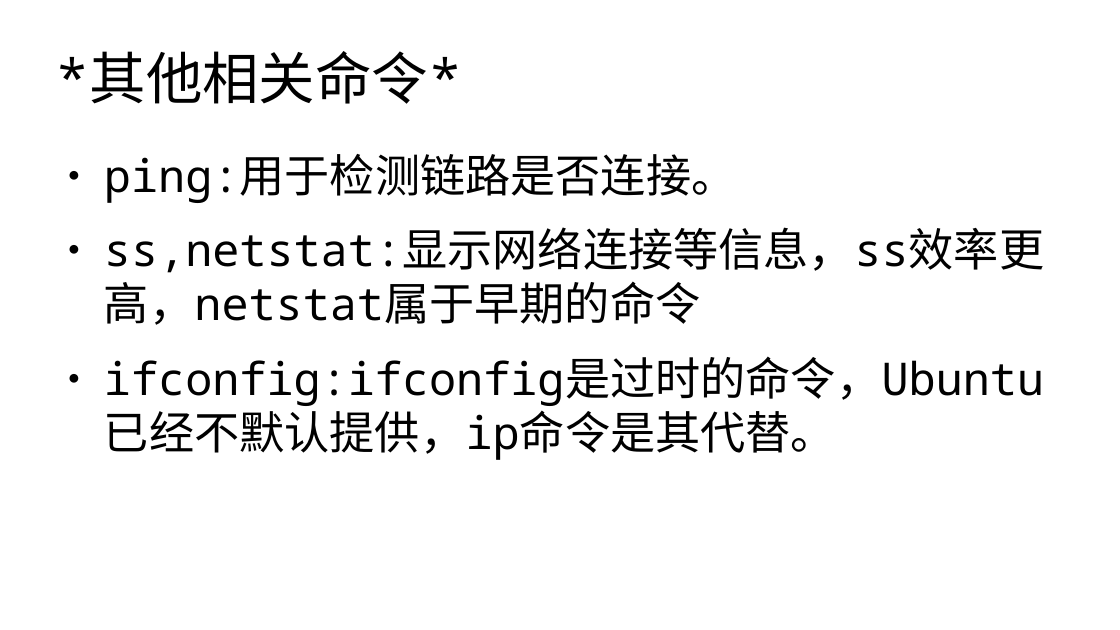
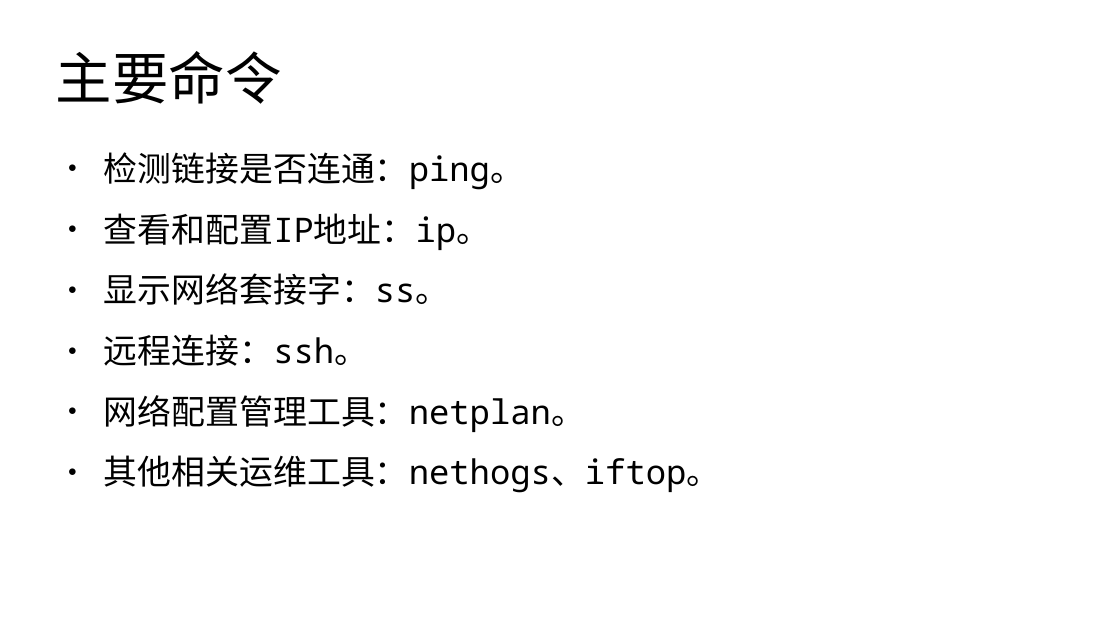
Before and after one commit to master-genius/linux-system, a slide deck: slide 3 of materials/slides/ch09-network.odp (slide 9 before the commit). Drawn at 1120x630 pixels with LibreOffice and Linux fonts; fonts in the diff are those of the drawing. Boxes give left, top, right and bottom in pixels: in the first picture for what was removed or moved away, otherwise in the second. Text is boxed around its words. In the diff, an @@ line names an element or a change of style, - is before the commit and + after.

```diff
--- a/materials/slides/ch09-network.odp
+++ b/materials/slides/ch09-network.odp
@@ title at (56, 51, 282, 104): text changed @@
-*其他相关命令*
+主要命令
@@ text at (104, 152, 720, 493): text changed; size 32 to 24.1 pt @@
-● ping:用于检测链路是否连接。
-● ss,netstat:显示网络连接等信息，ss效率更高，netstat属于早期的命令
-● ifconfig:ifconfig是过时的命令，Ubuntu已经不默认提供，ip命令是其代替。
+● 检测链接是否连通：ping。
+● 查看和配置IP地址：ip。
+● 显示网络套接字：ss。
+● 远程连接：ssh。
+● 网络配置管理工具：netplan。
+● 其他相关运维工具：nethogs、iftop。
```
Also in this commit, not shown: 5 other slides changed, 16 slides added, 3 slides removed, 1 other file.
